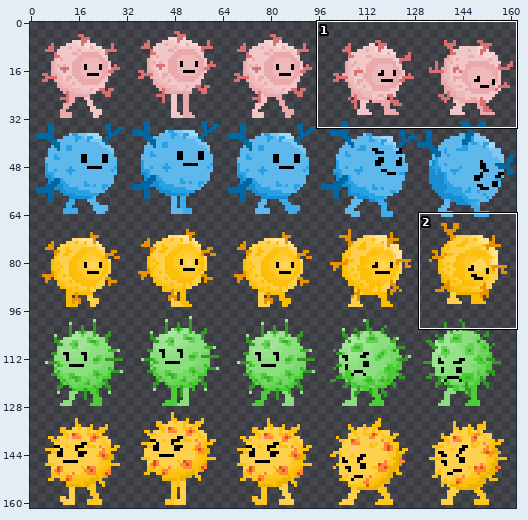
File history of a sprite sheet, src/resources/tinyCharacters.png. The picture above shows the old version from afar; the outline marks the close-up.
Close-up. Earlier state:
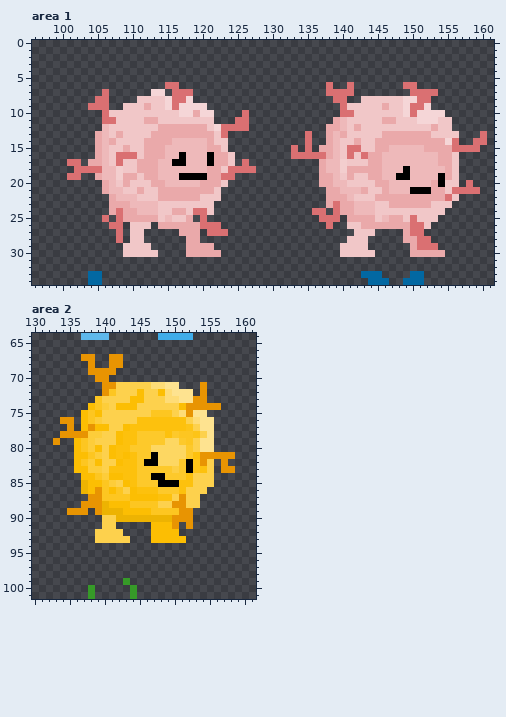
The file is 162x162 pixels. Colours within 5 levels of each other are drawn and written as one. Shown: area 1: x 96..161, y 0..34; area 2: x 130..161, y 64..101.
After the commit:
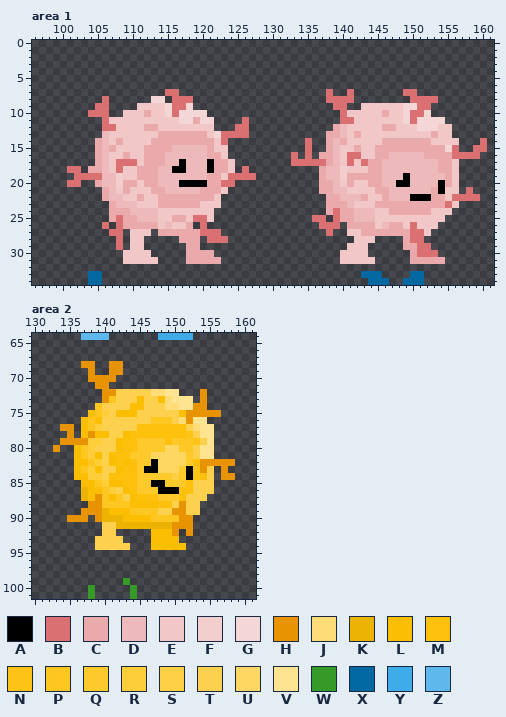
Palette (. is transparent): A #000000  B #da7072  C #eaa9aa  D #eeb9ba  E #f1c7c8  F #f3cece  G #f5d6d7  H #e89402  J #fedc77  K #edb302  L #fcbe03  M #fdc10d  N #fdc417  P #fdc621  Q #fdc92b  R #fdcd3a  S #fdcf44  T #fdd14d  U #fdd762  V #fee390  W #369a28  X #0268a2  Y #3face9  Z #5eb8ec
What changed:
Changed rows in their new state; - is an unchanged pixel.
Area 1:
first column x 101:
 6 --------------..---------------------.--.-------..----------
 7 -----.------..B-..--------------------..--------B-...-------
 8 ----.-----..GG.--B-------------------B--B-.......B--B-------
 9 ---.----..-E----B-..------------------B-..---E---G-B--------
10 ---BB-..---C--GB--G-.----.--------------E----C----B-..------
11 ------E----EE---GGCGG---.-------------.BB----EE-GB---G.-----
12 -----BB----CCEEEEEEE-...-------------.---E---CC---GGG-------
13 ----.--E----E-------EG-BBB--------.---CD-C---EEEEEEEC--.---.
14 ------EC---E---CCCCC--B----------------C-E--E-------EEEE--.-
15 ------C-E-----C------E----------.---.---EC----CCCCC---G-..-B
16 -------ECE------D---C-E.---------.-.C----BEE-C-----CC--BBBB-
17 ..-.----BBE--C-D---------.------BBBBBC-EB-B-----------------
18 B-.CC-EB-------AA---A-CE.-.-------------EEE-----D----C------
19 .-BBB---EEC-----DDDD--E-BBB----------D-F-CC----D-----D------
20 BB--CD-F-C-C-D--AAAA--BB---------------EC--C-D-AA---D-C--.--
21 -------EC-E-C-DDDDD--CE-------------C-D-EEE-C----DDD-A-E.-.-
22 -----CD-EEC--------CC------------------D-DC-E-DDDAAA--EBBBB-
23 -------DD-EEECCCCCC--E----------------C-DEEECC------CCBE----
24 -------C-D-----EE-EE---------------..C--------CCCCCC--E-----
25 -----.C---DDD-ECCEB-E--------------B-.-C-DDD-EEE-E---E------
26 -----B.-CCCCCEDEE-.-..--------------B-B-CC--ED--E-E-E-------
27 ------B----E-CCC---B--.--------------B--E-CCCCCC---E--------
28 ----------------C---BBB-----------------.--E-----B-.--------
29 -------B.--.-------..------------------.--------C---.-------
30 ------------.--------.---------------------.------BBB.------
31 --------EEEEE----CCCCC-----------------EEEEE-----CCCCC------
Area 2:
first column x 133:
 67 ----..--..----------------
 68 ----H---------------------
 69 ------..-H----------------
 70 -----H--H-----------------
 71 ------H-..........---.----
 72 --------H---T-JJV-..------
 73 ------.HP--T---L-V--.-----
 74 -----.-T-TT-L---JJVV--..--
 75 ----.LPR-LLL--TTT-L-HHHH--
 76 -..---L-----TTPPPTJHV-.---
 77 -H---PRT--TT-------TJ-----
 78 -.-.LHLL-TL-MMMM-MMNTV----
 79 .HHHH-R---------MQP-NT----
 80 H-----T-TL-M--QQ--QP------
 81 ----PRL---MQ--U-----TVV...
 82 ----LPR-LML--Q----UQM-HH-H
 83 ----P-L-TL---AAUUU---H---.
 84 ---L-RRTMM----QQ-S-ANM--HH
 85 ----L-PRLLM---A-QQQ-------
 86 ------L-RTLMQQQAAA-M--T---
 87 ----KL--L-T-MMMQQQM--T----
 88 ----.--PPPPLLLLMMT--------
 89 --..-H--LL-PPP-TTH-TT-----
 90 --HHH-HKK-LLLLPPPP--------
 91 ---------KKKKKKKK-H-------
 92 ------.--.-------H-H------
 93 ----------.-------.-------
 94 ------TTTTT---LLLLL-------
Boxes around the changes in both close-ups, in picture pixels (x1, y1, x2, y2):
changed: (67, 82, 256, 264)
changed: (291, 82, 487, 264)
changed: (53, 354, 235, 550)
